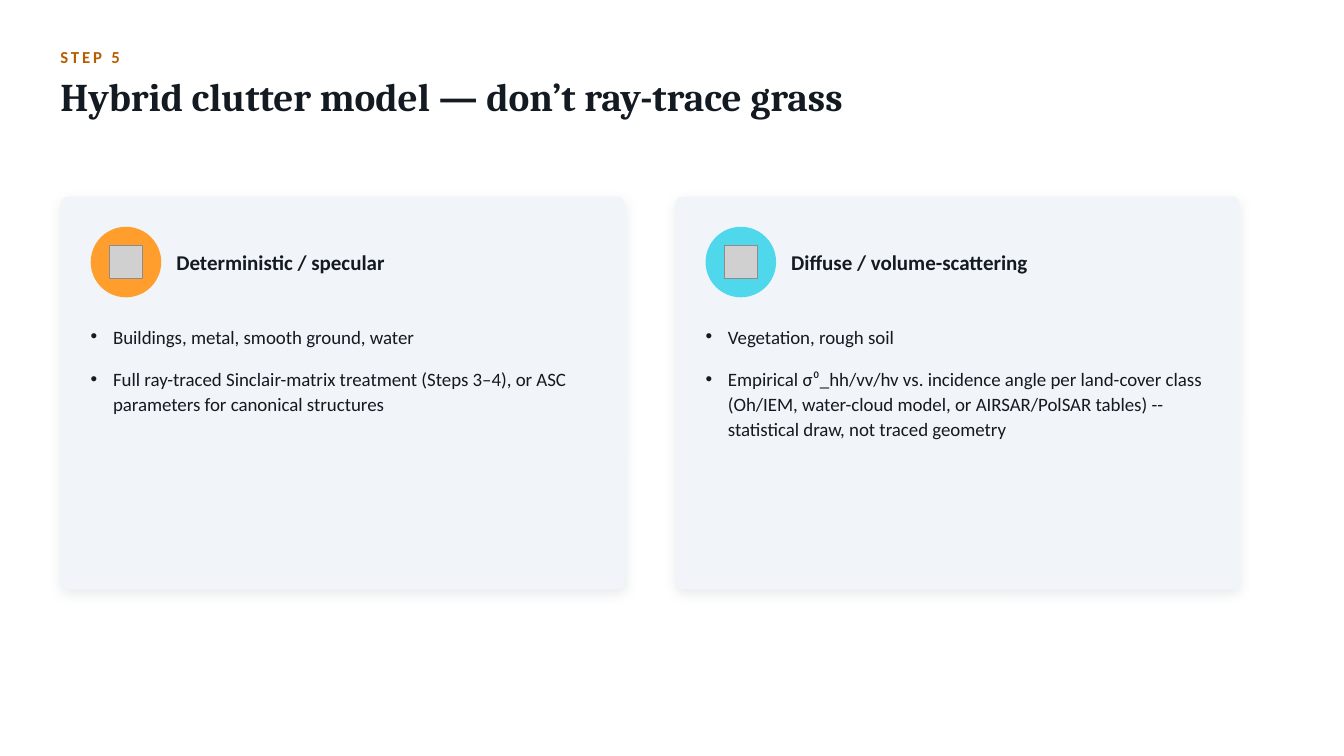
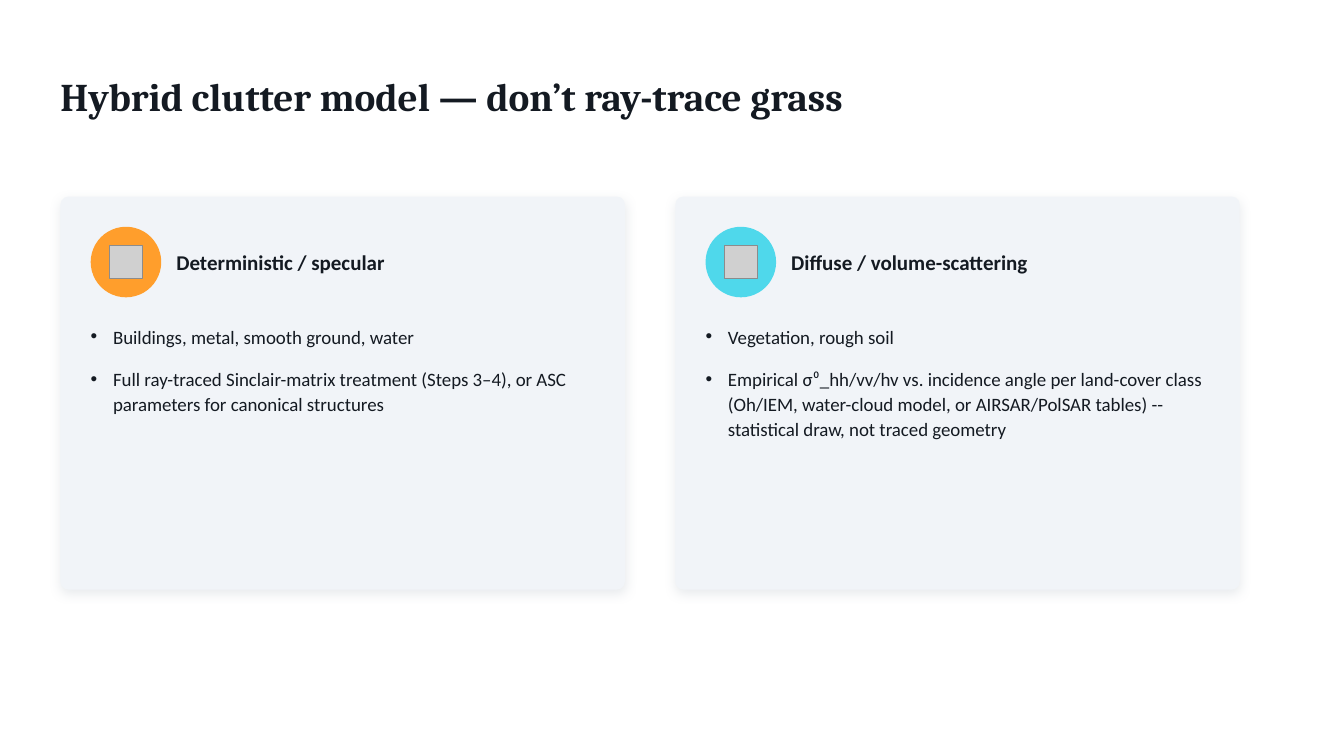
Before and after one commit to dphilli1-00/portfolio, a slide deck: slide 14 of beyond SARCASTIC.pptx (slide 13 before the commit). Drawn at 1344x756 pixels with LibreOffice and Linux fonts; fonts in the diff are those of the drawing; grey boxes stand for pictures. Boxes give left, top, right and bottom in pixels: in the first picture for what was removed or moved away, otherwise in the second. Text is boxed around its words. In the diff, an @@ line names an element or a change of style, - is before the commit and + after.

```diff
--- a/beyond SARCASTIC.pptx
+++ b/beyond SARCASTIC.pptx
@@ text removed at [60, 52, 119, 63] @@
-STEP 5
```
Also in this commit, not shown: 2 other slides changed, 3 slides added, 1 slide removed.
